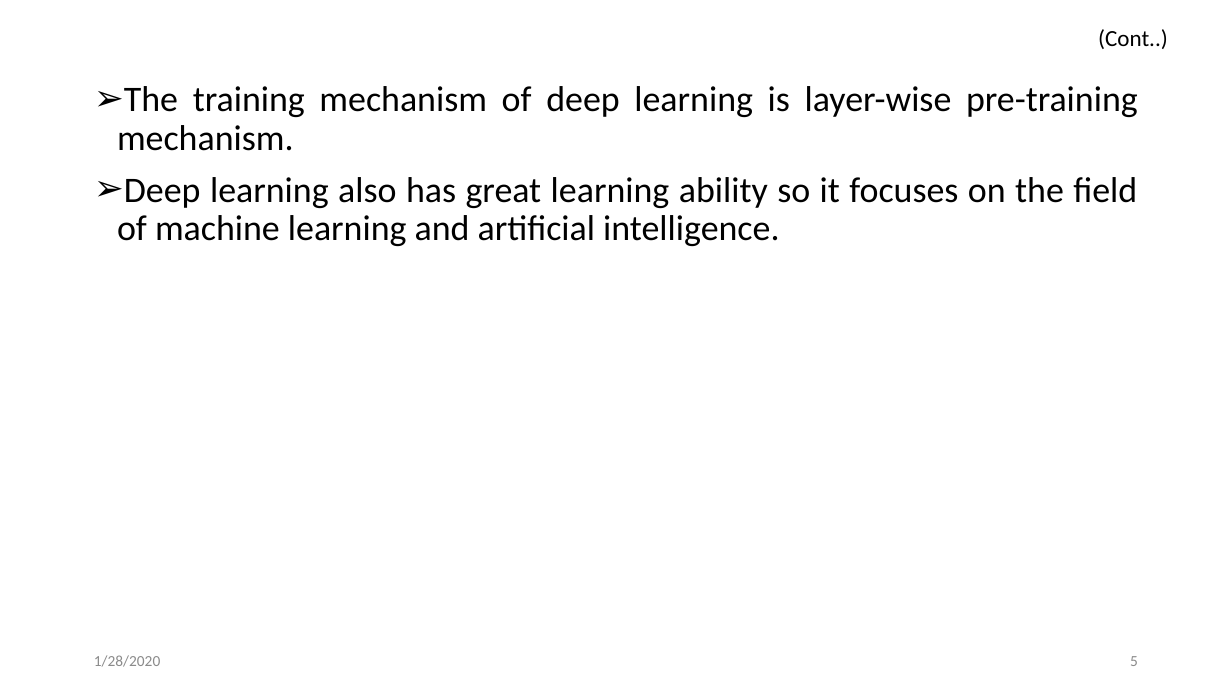
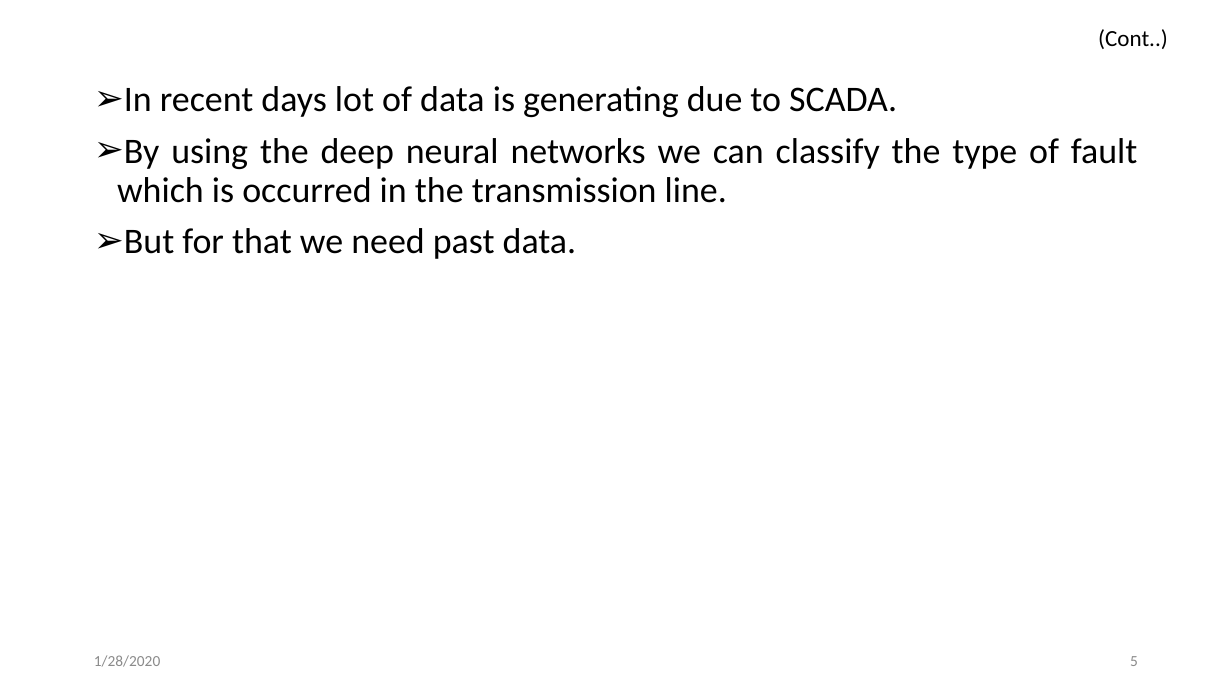
Before and after one commit to svec-final-year-project-eee/Project, a slide deck: slide 5 of Reviews/second review/Second Oral Presentation.pptx. Drawn at 1232x693 pixels with LibreOffice and Linux fonts; fonts in the diff are those of the drawing. Boxes give left, top, right and bottom in pixels: in the first picture for what was removed or moved away, otherwise in the second. Text is boxed around its words. In the diff, an @@ line names an element or a change of style, - is before the commit and + after.

```diff
--- a/Reviews/second review/Second Oral Presentation.pptx
+++ b/Reviews/second review/Second Oral Presentation.pptx
@@ text at (117, 86, 1138, 259): text changed @@
-➢ The training mechanism of deep learning is layer-wise pre-training mechanism.
-➢ Deep learning also has great learning ability so it focuses on the field of machine learning and artificial intelligence.
+➢ In recent days lot of data is generating due to SCADA.
+➢ By using the deep neural networks we can classify the type of fault which is occurred in the transmission line.
+➢ But for that we need past data.
```
Also in this commit, not shown: 5 other slides changed, 2 slides added.
